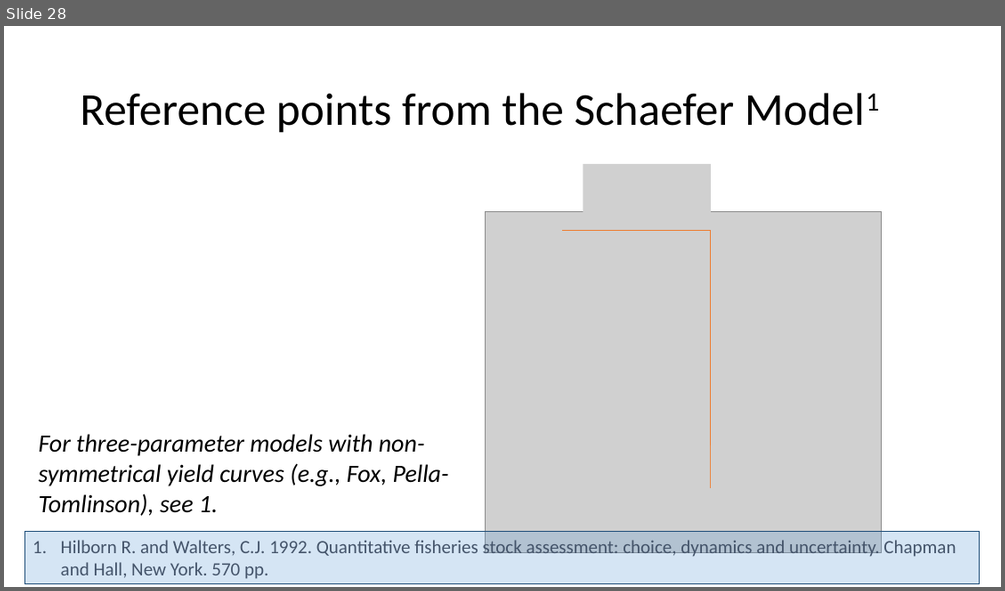
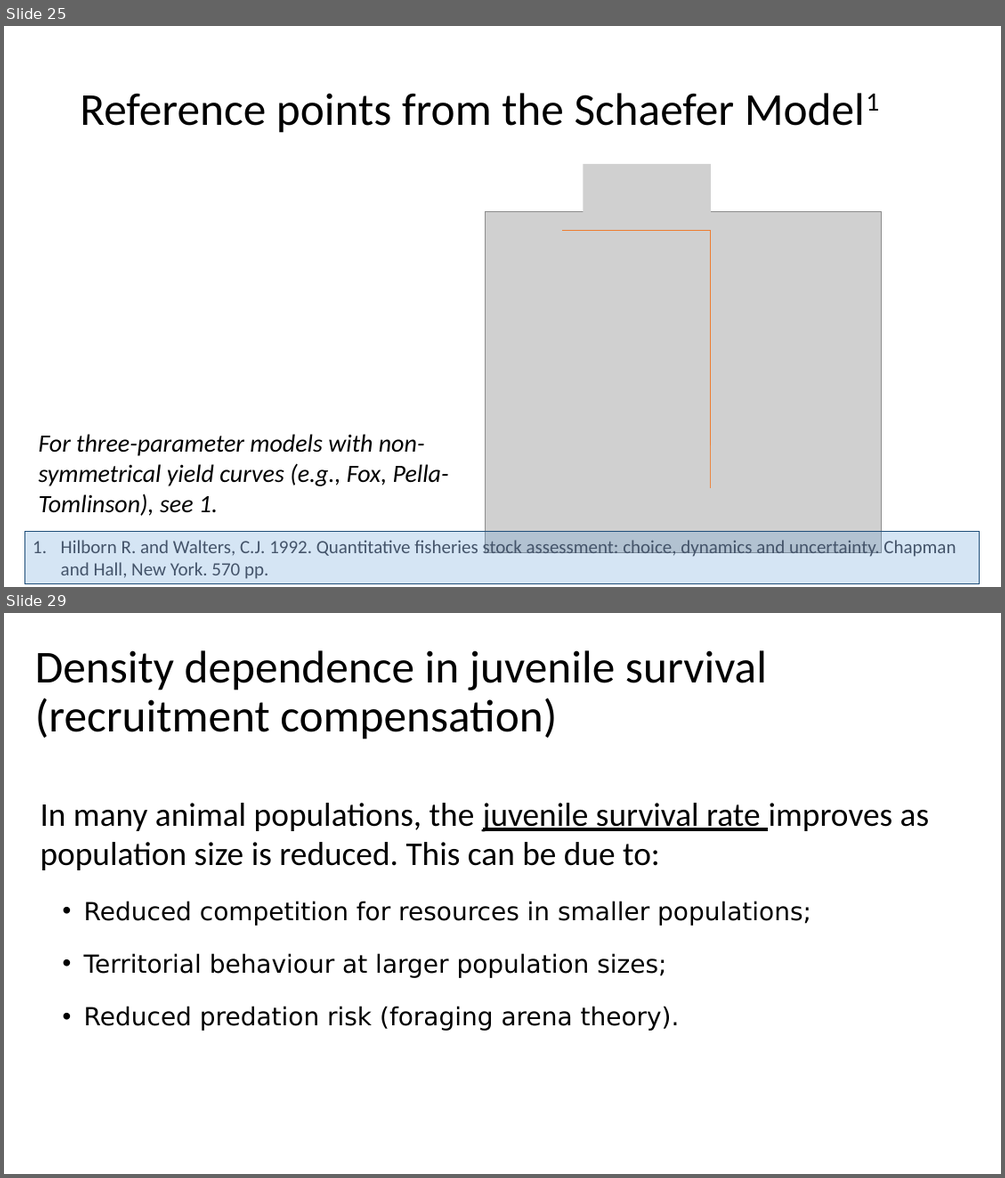
Before and after one commit to TESA-workshops/Ref-Pt-101, a slide deck: RefPt101_draft+rf.pptx. Shown one above the other, each under a label of ours: slide 28 before the commit, slides 25 and 29 after it; the slides between them are not shown. The pictures are 1005x591 and 1005x1178 pixels, drawn with LibreOffice and Linux fonts; fonts in the diff are those of the drawing; grey boxes stand for pictures. Boxes give left, top, right and bottom in pixels: in the first picture for what was removed or moved away, otherwise in the second. Text is boxed around its words. In the diff, an @@ line names an element or a change of style, - is before the commit and + after.

```diff
--- a/RefPt101_draft+rf.pptx
+++ b/RefPt101_draft+rf.pptx
@@ slide 29 added at (4, 613, 1001, 1174), background #FFFFFF @@
@@ title added at (35, 650, 767, 739), 44 pt, text #000000 @@
+Density dependence in juvenile survival (recruitment compensation)
@@ text added at (40, 803, 929, 1030), 24 pt, text #000000 @@
+In many animal populations, the juvenile survival rate improves as population size is reduced. This can be due to:
+• Reduced competition for resources in smaller populations;
+• Territorial behaviour at larger population sizes;
+• Reduced predation risk (foraging arena theory).
@@ what was slide 28 is now slide 25 @@
```
Also in this commit, not shown: 16 slides changed, 11 other slides added, 1 slide removed.
